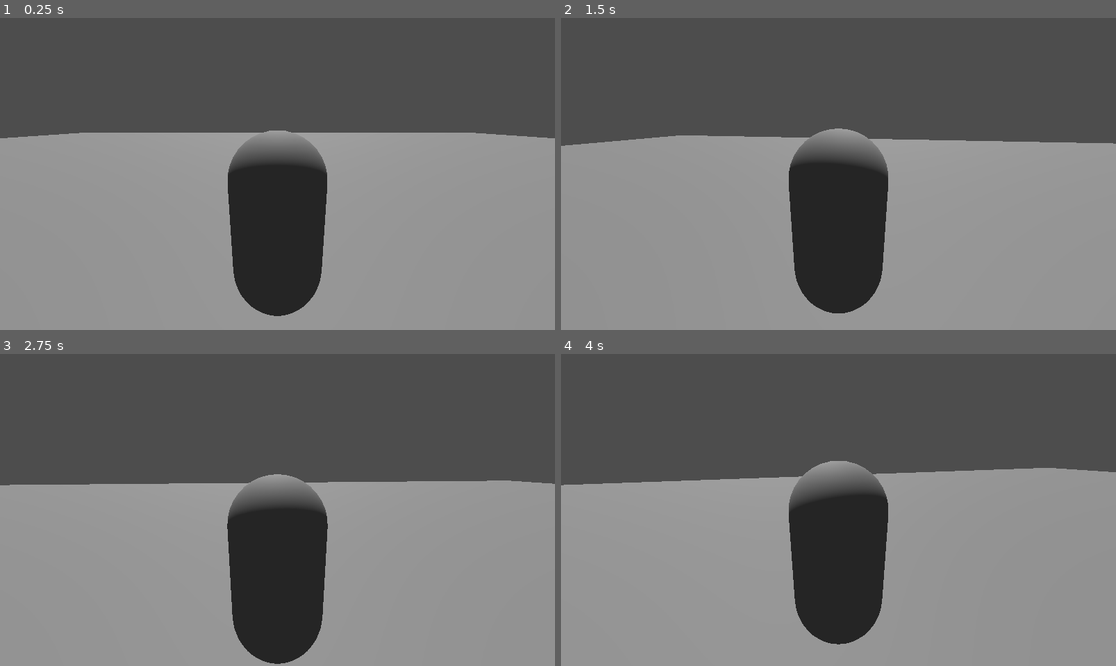
Above: before the commit, frames 1-4 (two rows, left to right).
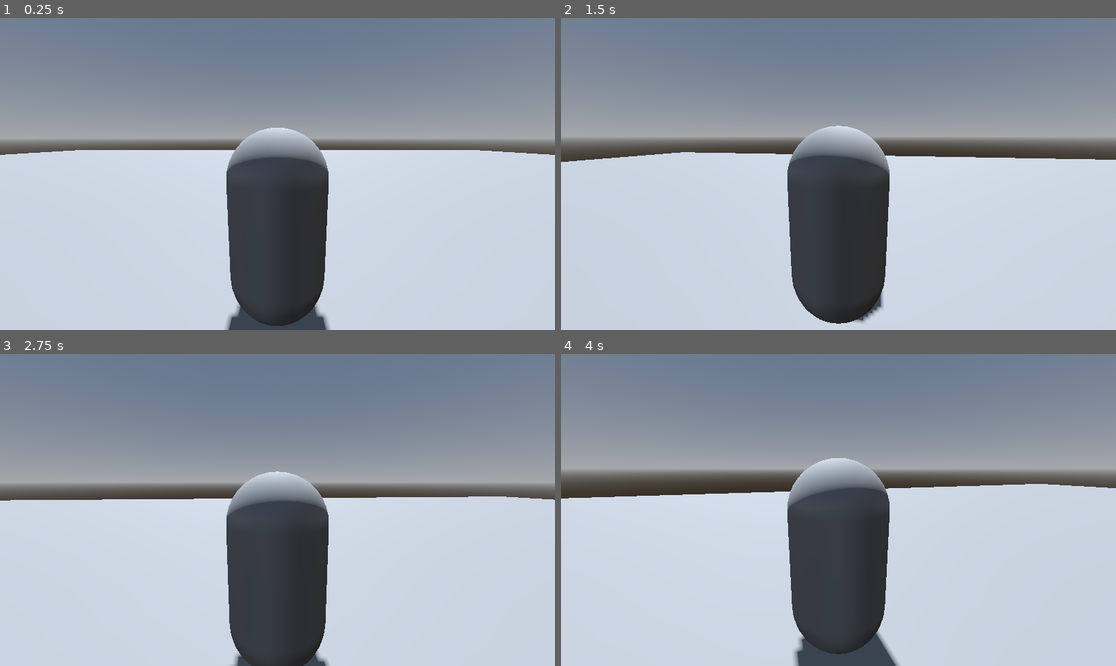
Above: after the commit, the same moments.

Repository: userext122021/godot_rpg_project
Game: Godot game, scene res://main.tscn
Same seed, same stepped clock (60 frames per second), same inputs: the game is played once before the commit and once after it.
Inputs (mouse positions are in pixels of both pictures, inside the frame that each line leads up to):
- Up to frame 1 (0.25 s): no input
- Up to frame 2 (1.5 s): tap Enter at 0.5 s; move the mouse to (866, 174) at 0.52 s; press the mouse at (866, 174) at 0.53 s; hold W (move_forward) from 0.53 s (still down); tap Space (jump) at 0.77 s; tap E (interact, bound only after the commit) at 0.8, 1.35 s; move the mouse to (810, 174) at 1.27 s; release the mouse at (810, 174) at 1.28 s
- Up to frame 3 (2.75 s): keep holding W (move_forward); tap Space (jump) at 1.52 s; click (249, 510) at 1.55 s; move the mouse to (288, 503) at 2.02 s; press the mouse at (288, 503) at 2.03 s; tap E (interact, bound only after the commit) at 2.3 s
- Up to frame 4 (4 s): keep holding W (move_forward); move the mouse to (832, 516) at 2.77 s; release the mouse at (832, 516) at 2.78 s; tap E (interact, bound only after the commit) at 2.85, 3.8 s; tap Space (jump) at 3.02, 3.77 s; click (832, 516) at 3.05 s; move the mouse to (877, 513) at 3.52 s; press the mouse at (877, 513) at 3.53 s

The runs differ from the first frame. In frame 1, 94% of the frame differs, in the area x 0-100%, y 0-100%; in frame 2, 95%; in frame 3, 96%; in frame 4, 96%.

Commit message:
куча всего - интерактивные объекты, враги ии базовый и тд

Diff:
--- a/examples/example_scene/example_scene.gd
+++ b/examples/example_scene/example_scene.gd
@@ -2,5 +2,5 @@
 
 
 func _on_player_state_changed(new_state: BaseEntity.State, old_state: BaseEntity.State) -> void:
-	print("DEBUG: state_changed old:",old_state," new:",new_state)
+	#print("DEBUG: state_changed old:",old_state," new:",new_state)
 	pass # Replace with function body.
--- a/examples/example_scene/example_scene.tscn
+++ b/examples/example_scene/example_scene.tscn
@@ -1,10 +1,22 @@
-[gd_scene load_steps=8 format=3 uid="uid://bh5jh50ap76ej"]
+[gd_scene load_steps=18 format=3 uid="uid://bh5jh50ap76ej"]
 
 [ext_resource type="PackedScene" uid="uid://djphclfgekh58" path="res://examples/example_scene/player.tscn" id="1_1kmlx"]
 [ext_resource type="Script" uid="uid://q7fccvffph2x" path="res://examples/example_scene/example_scene.gd" id="1_n2gaa"]
 [ext_resource type="Script" uid="uid://bwgfc7v7io1hh" path="res://world_objects/entities/stats_data.gd" id="2_vx6j6"]
+[ext_resource type="PackedScene" uid="uid://bu0dr0fcl6bph" path="res://world_objects/props/base_prop.tscn" id="4_3wino"]
+[ext_resource type="PackedScene" uid="uid://dsolwjgdf1gac" path="res://world_objects/controls/interactable.tscn" id="5_k3qqm"]
+[ext_resource type="PackedScene" uid="uid://ql4sqwxgai4h" path="res://world_objects/entities/base_enemy/base_enemy.tscn" id="6_k3qqm"]
+[ext_resource type="PackedScene" uid="uid://bihegv11tkr1n" path="res://world_objects/weapon/base_weapon.tscn" id="7_bqblc"]
+[ext_resource type="Script" uid="uid://dsyhdks3kftvo" path="res://world_objects/weapon/weapon_data.gd" id="8_wh25s"]
+
+[sub_resource type="ProceduralSkyMaterial" id="ProceduralSkyMaterial_wh25s"]
+
+[sub_resource type="Sky" id="Sky_3j6rv"]
+sky_material = SubResource("ProceduralSkyMaterial_wh25s")
 
 [sub_resource type="Environment" id="Environment_r2bdb"]
+background_mode = 2
+sky = SubResource("Sky_3j6rv")
 
 [sub_resource type="PlaneMesh" id="PlaneMesh_1kmlx"]
 size = Vector2(64, 64)
@@ -12,11 +24,28 @@
 [sub_resource type="BoxShape3D" id="BoxShape3D_vx6j6"]
 size = Vector3(64, 1, 64)
 
-[sub_resource type="Resource" id="Resource_n2gaa"]
+[sub_resource type="Resource" id="Resource_bqblc"]
 script = ExtResource("2_vx6j6")
+entity_name = "player"
+entity_category = "player"
 hp = null
 stamina = null
 metadata/_custom_type_script = "uid://bwgfc7v7io1hh"
+
+[sub_resource type="Resource" id="Resource_wh25s"]
+script = ExtResource("8_wh25s")
+metadata/_custom_type_script = "uid://dsyhdks3kftvo"
+
+[sub_resource type="Resource" id="Resource_k3qqm"]
+script = ExtResource("2_vx6j6")
+speed = 2.0
+hp = null
+stamina = null
+metadata/_custom_type_script = "uid://bwgfc7v7io1hh"
+
+[sub_resource type="Resource" id="Resource_3j6rv"]
+script = ExtResource("8_wh25s")
+metadata/_custom_type_script = "uid://dsyhdks3kftvo"
 
 [node name="ExampleScene" type="Node3D"]
 script = ExtResource("1_n2gaa")
@@ -26,6 +55,7 @@
 
 [node name="DirectionalLight3D" type="DirectionalLight3D" parent="."]
 transform = Transform3D(1, 0, 0, 0, -0.50000006, 0.8660254, 0, -0.8660254, -0.50000006, 0, 15, 0)
+shadow_enabled = true
 
 [node name="Ground" type="StaticBody3D" parent="."]
 
@@ -36,7 +66,25 @@
 transform = Transform3D(1, 0, 0, 0, 1, 0, 0, 0, 1, 0, -0.5, 0)
 shape = SubResource("BoxShape3D_vx6j6")
 
-[node name="Player" parent="." instance=ExtResource("1_1kmlx")]
-stats_data = SubResource("Resource_n2gaa")
+[node name="Player" parent="." node_paths=PackedStringArray("weapon") instance=ExtResource("1_1kmlx")]
+stats_data = SubResource("Resource_bqblc")
+weapon = NodePath("BaseWeapon")
+
+[node name="BaseWeapon" parent="Player" instance=ExtResource("7_bqblc")]
+transform = Transform3D(1, 0, 0, 0, 1, 0, 0, 0, 1, 0, 1, 0)
+data = SubResource("Resource_wh25s")
+
+[node name="BaseProp" parent="." instance=ExtResource("4_3wino")]
+transform = Transform3D(1, 0, 0, 0, 1, 0, 0, 0, 1, 0, 0, 9)
+
+[node name="Interactable" parent="BaseProp" instance=ExtResource("5_k3qqm")]
+
+[node name="BaseEnemy" parent="." instance=ExtResource("6_k3qqm")]
+transform = Transform3D(1, 0, 0, 0, 1, 0, 0, 0, 1, 0, 0, -9)
+stats_data = SubResource("Resource_k3qqm")
+
+[node name="BaseWeapon" parent="BaseEnemy" instance=ExtResource("7_bqblc")]
+transform = Transform3D(1, 0, 0, 0, 1, 0, 0, 0, 1, 0, 1, 0)
+data = SubResource("Resource_3j6rv")
 
 [connection signal="state_changed" from="Player" to="." method="_on_player_state_changed"]
--- a/project.godot
+++ b/project.godot
@@ -57,3 +57,8 @@
 "events": [Object(InputEventKey,"resource_local_to_scene":false,"resource_name":"","device":-1,"window_id":0,"alt_press …(195 unchanged characters)…
 ]
 }
+interact={
+"deadzone": 0.2,
+"events": [Object(InputEventKey,"resource_local_to_scene":false,"resource_name":"","device":-1,"window_id":0,"alt_pressed":false,"shift_pressed":false,"ctrl_pressed":false,"meta_pressed":false,"pressed":false,"keycode":0,"physical_keycode":69,"key_label":0,"unicode":101,"location":0,"echo":false,"script":null)
+]
+}
--- /dev/null
+++ b/world_objects/controls/interactable.gd
@@ -0,0 +1,16 @@
+extends Node
+class_name Interactable
+
+signal interacted(body: Node3D)
+
+@export var interact_text: String = "E - interact"
+
+
+func interact(body: Node3D):
+	interacted.emit(body)
+	_on_interact(body)
+
+# Эту функцию можно переопределять в дочерних скриптах
+func _on_interact(_body: Node3D):
+	print("DEBUG: interact")
+	pass
--- /dev/null
+++ b/world_objects/controls/interactable.tscn
@@ -0,0 +1,6 @@
+[gd_scene load_steps=2 format=3 uid="uid://dsolwjgdf1gac"]
+
+[ext_resource type="Script" uid="uid://dx0ony8oj1a6x" path="res://world_objects/controls/interactable.gd" id="1_5w1rk"]
+
+[node name="Interactable" type="Node"]
+script = ExtResource("1_5w1rk")
--- /dev/null
+++ b/world_objects/controls/state_machine.gd
@@ -0,0 +1,2 @@
+extends Node
+class_name StateMachine
--- /dev/null
+++ b/world_objects/controls/state_machine.tscn
@@ -0,0 +1,6 @@
+[gd_scene load_steps=2 format=3 uid="uid://byic2m1qvkrym"]
+
+[ext_resource type="Script" uid="uid://ligva8vp0aru" path="res://world_objects/controls/state_machine.gd" id="1_hxpfp"]
+
+[node name="StateMachine" type="Node"]
+script = ExtResource("1_hxpfp")
--- /dev/null
+++ b/world_objects/entities/base_ai.gd
@@ -0,0 +1,25 @@
+extends Node
+class_name BaseAI
+
+var body:BaseAIEntity
+var entity_body:Node3D
+
+func _ready() -> void:
+	body=get_parent()
+	body.entity_entered.connect(_on_entity_entered)
+	body.entity_exited.connect(_on_entity_exited)
+	body.target_reached.connect(_on_target_reached)
+
+func _on_entity_entered(e_body:Node3D):
+	entity_body=e_body
+	pass
+
+func _on_entity_exited(e_body:Node3D):
+	entity_body=null
+	pass
+
+func _on_target_reached():
+	pass
+
+func _update(delta):
+	pass
--- /dev/null
+++ b/world_objects/entities/base_ai.tscn
@@ -0,0 +1,6 @@
+[gd_scene load_steps=2 format=3 uid="uid://60uax6mdioib"]
+
+[ext_resource type="Script" uid="uid://cqoebcbh0tl00" path="res://world_objects/entities/base_ai.gd" id="1_4tspk"]
+
+[node name="BaseAI" type="Node"]
+script = ExtResource("1_4tspk")
--- /dev/null
+++ b/world_objects/entities/base_ai_entity.gd
@@ -0,0 +1,83 @@
+extends BaseEntity
+class_name BaseAIEntity
+
+signal target_reached
+signal entity_entered(body:Node3D)
+signal entity_exited(body:Node3D)
+
+@onready var nav_agent: NavigationAgent3D = $NavigationAgent3D
+@export var target_position: Vector3
+@export var minimal_distance: float = 1.5
+@export var speed: float = 3.0
+@export var ai:BaseAI
+var is_target_reached:bool=false
+func _ready() -> void:
+	super._ready()
+	nav_agent.path_desired_distance = 0.5
+	nav_agent.target_desired_distance = minimal_distance
+	$DetectionArea/CollisionShape3D.shape=$DetectionArea/CollisionShape3D.shape.duplicate()
+	$DetectionArea/CollisionShape3D.shape.radius=stats.data.detection_radius
+
+func _physics_process(delta: float) -> void:
+	super._physics_process(delta)
+	# 1. Применяем гравитацию
+	if not is_on_floor():
+		velocity.y += get_gravity().y * delta
+
+	#if is_target_reached:
+		#return
+
+	# 2. Проверяем дистанцию до цели
+	var dist = global_position.distance_to(target_position)
+	#print("DEBUG: dist ",dist)
+	# Если мы слишком далеко — идем, если близко — стоим
+	if dist > minimal_distance:
+		is_target_reached=false
+		move_to_target(delta)
+	else:
+		if not target_reached:
+			target_reached.emit()
+		is_target_reached=true
+		stop_moving()
+	#print("DEBUG: base ai entity move and slide. velocity:",velocity)
+	move_and_slide()
+	update_state()
+	if ai:
+		ai._update(delta)
+
+func move_to_target(delta: float):
+	speed=stats.data.speed
+	if global_position.distance_to(target_position)<minimal_distance:
+
+		return
+
+	rotate_towards_direction(delta)
+	#$Pivot.look_at(target_position,up_direction,false)
+	#global_rotation.y=$Pivot.global_rotation.y
+	velocity.x=-basis.z.x*speed
+	velocity.z=-basis.z.z*speed
+
+
+
+
+func rotate_towards_direction(delta: float):
+	$Pivot.look_at(target_position,up_direction,false)
+
+	rotation.y =  lerp_angle(global_rotation.y, $Pivot.global_rotation.y, stats_data.rotation_speed*delta)
+
+func stop_moving():
+	velocity.x = move_toward(velocity.x, 0, speed)
+	velocity.z = move_toward(velocity.z, 0, speed)
+	is_walking = false
+
+
+func _on_detection_area_body_entered(body: Node3D) -> void:
+	if not body.has_node("StatsControl"):
+		return
+	entity_entered.emit(body)
+	pass # Replace with function body.
+
+
+func _on_detection_area_body_exited(body: Node3D) -> void:
+	entity_exited.emit(body)
+	pass # Replace with function body.
--- /dev/null
+++ b/world_objects/entities/base_ai_entity.tscn
@@ -0,0 +1,24 @@
+[gd_scene load_steps=4 format=3 uid="uid://c06jgtxu05wfo"]
+
+[ext_resource type="PackedScene" uid="uid://cv1o3hi54hoeq" path="res://world_objects/entities/base_entity.tscn" id="1_ro7we"]
+[ext_resource type="Script" uid="uid://ceaiaoqwtcp6v" path="res://world_objects/entities/base_ai_entity.gd" id="2_xpw5l"]
+
+[sub_resource type="CylinderShape3D" id="CylinderShape3D_ro7we"]
+radius = 20.0
+
+[node name="BaseAIEntity" instance=ExtResource("1_ro7we")]
+script = ExtResource("2_xpw5l")
+target_position = Vector3(0, 0, 0)
+minimal_distance = 1.5
+speed = 3.0
+
+[node name="NavigationAgent3D" type="NavigationAgent3D" parent="." index="4"]
+
+[node name="DetectionArea" type="Area3D" parent="." index="5"]
+
+[node name="CollisionShape3D" type="CollisionShape3D" parent="DetectionArea" index="0"]
+transform = Transform3D(1, 0, 0, 0, 1, 0, 0, 0, 1, 0, 1, 0)
+shape = SubResource("CylinderShape3D_ro7we")
+
+[connection signal="body_entered" from="DetectionArea" to="." method="_on_detection_area_body_entered"]
+[connection signal="body_exited" from="DetectionArea" to="." method="_on_detection_area_body_exited"]
--- /dev/null
+++ b/world_objects/entities/base_enemy/base_enemy.gd
@@ -0,0 +1 @@
+extends BaseAIEntity
--- /dev/null
+++ b/world_objects/entities/base_enemy/base_enemy.tscn
@@ -0,0 +1,10 @@
+[gd_scene load_steps=4 format=3 uid="uid://ql4sqwxgai4h"]
+
+[ext_resource type="PackedScene" uid="uid://c06jgtxu05wfo" path="res://world_objects/entities/base_ai_entity.tscn" id="1_ljoty"]
+[ext_resource type="Script" uid="uid://bf862rvp5rmyh" path="res://world_objects/entities/base_enemy/base_enemy.gd" id="2_cnlrc"]
+[ext_resource type="PackedScene" uid="uid://cngbior8sf636" path="res://world_objects/entities/base_enemy/base_enemy_ai.tscn" id="2_ff35n"]
+
+[node name="BaseEnemy" instance=ExtResource("1_ljoty")]
+script = ExtResource("2_cnlrc")
+
+[node name="BaseEnemyAI" parent="." index="6" instance=ExtResource("2_ff35n")]
--- /dev/null
+++ b/world_objects/entities/base_enemy/base_enemy_ai.gd
@@ -0,0 +1,27 @@
+extends BaseAI
+var player_body:BaseEntity
+
+func _ready() -> void:
+	super._ready()
+	body.ai=self
+	print("DEBUG: base AI ready")
+
+func _process(delta: float) -> void:
+	if body.is_target_reached:
+		if body.weapon:
+			body.attack()
+
+func _on_target_reached():
+	print("DEBUG: base enemy target reached")
+	body.attack()
+
+func _on_entity_entered(e_body:Node3D):
+	var s:StatsControl=e_body.get_node("StatsControl")
+	if s.data.entity_category=="player":
+		player_body=e_body
+
+
+func _update(delta):
+	if player_body:
+		body.target_position=player_body.global_position
+	pass
--- /dev/null
+++ b/world_objects/entities/base_enemy/base_enemy_ai.tscn
@@ -0,0 +1,7 @@
+[gd_scene load_steps=3 format=3 uid="uid://cngbior8sf636"]
+
+[ext_resource type="PackedScene" uid="uid://60uax6mdioib" path="res://world_objects/entities/base_ai.tscn" id="1_85n83"]
+[ext_resource type="Script" uid="uid://bxbbaqd1w6w63" path="res://world_objects/entities/base_enemy/base_enemy_ai.gd" id="2_mkdgg"]
+
+[node name="BaseEnemyAI" instance=ExtResource("1_85n83")]
+script = ExtResource("2_mkdgg")
--- a/world_objects/entities/base_entity.gd
+++ b/world_objects/entities/base_entity.gd
@@ -7,6 +7,9 @@
 
 @onready var stats:StatsControl=$StatsControl
 @export var stats_data:StatsData
+@export var max_rotation_x:float=PI/6
+@export var weapon:BaseWeapon=null
+
 var current_state:State=State.IDLE
 var ext_state:String="NONE"
 
@@ -19,10 +22,15 @@
 var is_jump_attacking:bool=false
 
 func _ready() -> void:
-	#print("DEBUG: base_entity _ready()")
-	stats.data=stats_data
+	$MeshInstance3D.mesh=$MeshInstance3D.mesh.duplicate()
+	$CollisionShape3D.shape=$CollisionShape3D.shape.duplicate()
+	stats.data=stats_data.duplicate()
 	pass
-
+func _physics_process(delta: float) -> void:
+	if is_attacking:
+		if weapon:
+			if not weapon.is_attacking:
+				is_attacking=false
 func set_state(new_state:State):
 	if new_state==current_state:
 		return
@@ -53,3 +61,14 @@
 	if new_state!=current_state:
 		state_changed.emit(new_state,current_state)
 		current_state=new_state
+
+func take_damage(damage:float):
+	stats.take_damage(damage)
+
+func attack():
+
+	if weapon:
+		if weapon.can_attck():
+			print("DEBUG: attack")
+			is_attacking=true
+			weapon.attack()
--- a/world_objects/entities/base_entity.tscn
+++ b/world_objects/entities/base_entity.tscn
@@ -18,10 +18,6 @@
 transform = Transform3D(1, 0, 0, 0, 1, 0, 0, 0, 1, 0, 1, 0)
 shape = SubResource("CapsuleShape3D_v3bii")
 
-[node name="CameraPivot" type="SpringArm3D" parent="."]
-transform = Transform3D(1, 0, 0, 0, 1, 0, 0, 0, 1, 0, 2.1, 1)
+[node name="StatsControl" parent="." instance=ExtResource("2_mkgnr")]
 
-[node name="Camera3D" type="Camera3D" parent="CameraPivot"]
-transform = Transform3D(1, 0, 0, 0, 0.9659258, 0.25881904, 0, -0.25881904, 0.9659258, 0, 0, 0)
-
-[node name="StatsControl" parent="." instance=ExtResource("2_mkgnr")]
+[node name="Pivot" type="Marker3D" parent="."]
--- /dev/null
+++ b/world_objects/entities/inventory.gd
@@ -0,0 +1,55 @@
+extends Node
+class_name Inventory
+
+var items = {} # Формат: {"wood": 10.0}
+var recipes = {} # Формат: {"axe": RecipeData}
+
+func add_item(item_name: String, amount: float):
+	if items.has(item_name):
+		items[item_name] += amount
+	else:
+		items[item_name] = amount
+
+func remove_item(item_name: String, amount: float):
+	if items.has(item_name):
+		items[item_name] -= amount
+		if items[item_name] <= 0:
+			items.erase(item_name) # Полностью удаляем предмет, если его 0
+
+func get_amount_of(item_name: String) -> float:
+	return items.get(item_name, 0.0)
+
+func get_recipe(recipe_name: String) -> RecipeData:
+	return recipes.get(recipe_name)
+
+func has_item(item_name: String) -> bool:
+	return items.has(item_name) and items[item_name] > 0
+
+func has_recipe(recipe_name: String) -> bool:
+	return recipes.has(recipe_name)
+
+func can_craft(recipe_name: String) -> bool:
+	var recipe = get_recipe(recipe_name)
+	if not recipe: return false
+
+	for ingredient in recipe.ingredients:
+		var required_amount = recipe.ingredients[ingredient]
+		if get_amount_of(ingredient) < required_amount:
+			return false
+	return true
+
+func craft(recipe_name: String):
+	if not can_craft(recipe_name):
+		return
+
+	var recipe = get_recipe(recipe_name)
+	# Убираем ресурсы
+	for ingredient in recipe.ingredients:
+		remove_item(ingredient, recipe.ingredients[ingredient])
+
+	# Добавляем результат (предполагаем, что в RecipeData есть result_name и result_amount)
+	add_item(recipe.result_name, recipe.result_amount)
+
+
+func add_recipe(recipe_name: String, recipe_data: RecipeData):
+	recipes[recipe_name] = recipe_data
--- /dev/null
+++ b/world_objects/entities/inventory.tscn
@@ -0,0 +1,6 @@
+[gd_scene load_steps=2 format=3 uid="uid://cv3lor33tvxk7"]
+
+[ext_resource type="Script" uid="uid://bfw6hgb1vk2yc" path="res://world_objects/entities/inventory.gd" id="1_4jujm"]
+
+[node name="Inventory" type="Node"]
+script = ExtResource("1_4jujm")
--- a/world_objects/entities/player/player.gd
+++ b/world_objects/entities/player/player.gd
@@ -3,6 +3,9 @@
 
 var mouse_sensitivity:float=0.002
 @onready var camera = $CameraPivot/Camera3D
+
+var interactable:Interactable=null
+
 
 func _ready():
 	super._ready()
@@ -15,12 +18,38 @@
 	if event is InputEventMouseMotion:
 		rotate_y(-event.relative.x * mouse_sensitivity)
 		camera.rotate_x(-event.relative.y * mouse_sensitivity)
-		camera.rotation.x = clamp(camera.rotation.x, -PI/2, PI/2)
+		camera.rotation.x = clamp(camera.rotation.x, -max_rotation_x, max_rotation_x)
+
+func check_interaction(delta):
+	if $InteractRay.is_colliding():
+		var i_body:Node3D=$InteractRay.get_collider()
+		if i_body.has_node("Interactable"):
+			var i:Interactable=i_body.get_node("Interactable")
+			interactable=i
+			$InteractRay/Label3D.text=i.interact_text
+			$InteractRay/Label3D.show()
+
+	else:
+		interactable=null
+		if $InteractRay/Label3D.visible:
+			$InteractRay/Label3D.hide()
+	pass
+func interact():
+	if interactable==null:
+		return
+	interactable.interact(self)
 
 func _physics_process(delta):
+	super._physics_process(delta)
 	if not is_on_floor():
 		velocity.y += get_gravity().y * delta
 
+
+	check_interaction(delta)
+	if Input.is_action_just_pressed("interact"):
+		interact()
+	if Input.is_action_pressed("attack"):
+		attack()
 	if Input.is_action_just_pressed("jump") and is_on_floor():
 		#set_state(State.JUMP)
 		is_jumping=true
--- a/world_objects/entities/player/player.tscn
+++ b/world_objects/entities/player/player.tscn
@@ -1,7 +1,25 @@
-[gd_scene load_steps=3 format=3 uid="uid://bka5xkdn0m6fa"]
+[gd_scene load_steps=4 format=3 uid="uid://bka5xkdn0m6fa"]
 
 [ext_resource type="PackedScene" uid="uid://cv1o3hi54hoeq" path="res://world_objects/entities/base_entity.tscn" id="1_dnjht"]
 [ext_resource type="Script" uid="uid://cee0510tpdhre" path="res://world_objects/entities/player/player.gd" id="2_y3enm"]
+[ext_resource type="PackedScene" uid="uid://cv3lor33tvxk7" path="res://world_objects/entities/inventory.tscn" id="3_y3enm"]
 
 [node name="Player" instance=ExtResource("1_dnjht")]
 script = ExtResource("2_y3enm")
+
+[node name="Inventory" parent="." index="4" instance=ExtResource("3_y3enm")]
+
+[node name="InteractRay" type="RayCast3D" parent="." index="5"]
+transform = Transform3D(1, 0, 0, 0, 1, 0, 0, 0, 1, 0, 1, -0.6)
+target_position = Vector3(0, -0.2, -2)
+
+[node name="Label3D" type="Label3D" parent="InteractRay" index="0"]
+transform = Transform3D(1, 0, 0, 0, 1, 0, 0, 0, 1, 0, 1.0999999, -1)
+visible = false
+text = "Text"
+
+[node name="CameraPivot" type="SpringArm3D" parent="." index="6"]
+transform = Transform3D(1, 0, 0, 0, 1, 0, 0, 0, 1, 0, 1.9, 1)
+
+[node name="Camera3D" type="Camera3D" parent="CameraPivot" index="0"]
+transform = Transform3D(1, 0, 0, 0, 0.9848077, 0.17364818, 0, -0.17364818, 0.9848077, 0, 0, 0)
--- /dev/null
+++ b/world_objects/entities/recipe_data.gd
@@ -0,0 +1,9 @@
+extends Resource
+class_name RecipeData
+
+@export var recipe_name:String
+@export var recipe_result:String
+@export var recipe_result_amount:float
+@export var description:String
+@export var recipe_category:String
+@export var ingridients={}
--- a/world_objects/entities/stats_control.gd
+++ b/world_objects/entities/stats_control.gd
@@ -2,16 +2,19 @@
 class_name StatsControl
 
 signal died
+signal damage_taken(damage:float)
 
 @export var data:StatsData
 
 func take_damage(damage:float):
+	print("DEBUG taking damage ",damage)
 	var new_hp=data.hp
 	new_hp-=damage
 	if new_hp<=0:
 		new_hp=0
 		emit_signal("died")
 	data.hp=new_hp
+	damage_taken.emit(damage)
 	pass
 
 func update(delta:float):
--- a/world_objects/entities/stats_data.gd
+++ b/world_objects/entities/stats_data.gd
@@ -1,8 +1,11 @@
 extends Resource
 class_name StatsData
 
+@export var entity_name:String="unknown"
+@export var entity_category:String="unknown"
 @export var speed:float=5.0
 @export var jump_speed:float=4.5
+@export var rotation_speed:float=5
 @export var max_hp:float=100
 @export var tmp_hp:float=0
 @export var tmp_stamina:float=0
@@ -12,3 +15,4 @@
 @export var hp:float=max_hp
 @export var stamina:float=max_stamina
 @export var state_timers:Dictionary={"poisoned":0,"radiation":0}
+@export var detection_radius:float=20
--- /dev/null
+++ b/world_objects/props/base_prop.gd
@@ -0,0 +1,16 @@
+extends StaticBody3D
+class_name BaseProp
+
+signal prop_destroyed(prop_name:String,prop_group:String)
+@export var data:PropData
+
+
+func take_damage(damage:float):
+	data.hp-=damage
+	if data.hp<=0:
+		destroy()
+
+
+func destroy():
+	prop_destroyed.emit(data.prop_name,data.prop_group)
+	queue_free()
--- /dev/null
+++ b/world_objects/props/base_prop.tscn
@@ -0,0 +1,18 @@
+[gd_scene load_steps=4 format=3 uid="uid://bu0dr0fcl6bph"]
+
+[ext_resource type="Script" uid="uid://th6huvb13n2o" path="res://world_objects/props/base_prop.gd" id="1_5uwtg"]
+
+[sub_resource type="BoxShape3D" id="BoxShape3D_krnd3"]
+
+[sub_resource type="BoxMesh" id="BoxMesh_db7ne"]
+
+[node name="BaseProp" type="StaticBody3D"]
+script = ExtResource("1_5uwtg")
+
+[node name="CollisionShape3D" type="CollisionShape3D" parent="."]
+transform = Transform3D(1, 0, 0, 0, 1, 0, 0, 0, 1, 0, 0.5, 0)
+shape = SubResource("BoxShape3D_krnd3")
+
+[node name="MeshInstance3D" type="MeshInstance3D" parent="."]
+transform = Transform3D(1, 0, 0, 0, 1, 0, 0, 0, 1, 0, 0.5, 0)
+mesh = SubResource("BoxMesh_db7ne")
--- /dev/null
+++ b/world_objects/props/prop_data.gd
@@ -0,0 +1,8 @@
+extends Resource
+class_name PropData
+
+@export var prop_name:String="unknown_prop"
+@export var prop_group:String="unknown"
+@export var is_destroyable:bool=true
+@export var max_hp:float=30
+@export var hp:float=max_hp
--- /dev/null
+++ b/world_objects/weapon/base_weapon.gd
@@ -0,0 +1,57 @@
+extends Node3D
+class_name BaseWeapon
+
+signal attack_started(weapon_body:Node3D)
+signal attack_finished(weapon_body:Node3D)
+
+
+@export var data:WeaponData
+var is_attacking:bool=false
+var is_cooldown:bool=false
+var attack_timer:float=0
+var cooldown_timer:float=0
+
+func _ready() -> void:
+	$RayCast3D.target_position.z=-data.range
+func _process(delta: float) -> void:
+	if is_attacking:
+		if $RayCast3D.is_colliding():
+			if hit($RayCast3D.get_collider()):
+				is_attacking=false
+				is_cooldown=true
+				cooldown_timer=data.cooldown_time
+				return
+
+		attack_timer-=delta
+		if attack_timer<=0:
+			is_attacking=false
+			is_cooldown=true
+			cooldown_timer=data.cooldown_time
+			return
+	if is_cooldown:
+		cooldown_timer-=delta
+		if cooldown_timer<=0:
+			is_cooldown=false
+			return
+
+func hit(target_body:Node3D) -> bool:
+	if not target_body:
+		return false
+	if not target_body.has_method("take_damage"):
+		return false
+
+	target_body.take_damage(data.damage)
+	return true
+
+func attack():
+	if not can_attck():
+		return
+	is_attacking=true
+	attack_timer=data.attack_time
+
+func can_attck() -> bool:
+	if is_attacking:
+		return false
+	if is_cooldown:
+		return false
+	return true
--- /dev/null
+++ b/world_objects/weapon/base_weapon.tscn
@@ -0,0 +1,17 @@
+[gd_scene load_steps=3 format=3 uid="uid://bihegv11tkr1n"]
+
+[ext_resource type="Script" uid="uid://dqx7sacoh21cr" path="res://world_objects/weapon/base_weapon.gd" id="1_hmlga"]
+
+[sub_resource type="SphereMesh" id="SphereMesh_hmlga"]
+radius = 0.1
+height = 0.2
+
+[node name="BaseWeapon" type="Node3D"]
+script = ExtResource("1_hmlga")
+
+[node name="RayCast3D" type="RayCast3D" parent="."]
+target_position = Vector3(0, 0, -2)
+
+[node name="MeshInstance3D" type="MeshInstance3D" parent="."]
+transform = Transform3D(1, 0, 0, 0, 1, 0, 0, 0, 1, 0, 0, -1.9)
+mesh = SubResource("SphereMesh_hmlga")
--- /dev/null
+++ b/world_objects/weapon/weapon_data.gd
@@ -0,0 +1,11 @@
+extends Resource
+class_name WeaponData
+
+
+@export var weapon_name:String="unknown"
+@export var weapon_category:String="unknown"
+@export var weapon_type:String="melee" #melee,ranged
+@export var damage:float=3.0
+@export var cooldown_time:float=1.0
+@export var attack_time:float=1.0
+@export var range:float=2.0
Not shown, added: world_objects/controls/interactable.gd.uid
Not shown, added: world_objects/controls/state_machine.gd.uid
Not shown, added: world_objects/entities/base_ai.gd.uid
Not shown, added: world_objects/entities/base_ai_entity.gd.uid
Not shown, added: world_objects/entities/base_enemy/base_enemy.gd.uid
Not shown, added: world_objects/entities/base_enemy/base_enemy_ai.gd.uid
Not shown, added: world_objects/entities/inventory.gd.uid
Not shown, added: world_objects/entities/recipe_data.gd.uid
Not shown, added: world_objects/props/base_prop.gd.uid
Not shown, added: world_objects/props/prop_data.gd.uid
Not shown, added: world_objects/weapon/base_weapon.gd.uid
Not shown, added: world_objects/weapon/weapon_data.gd.uid
